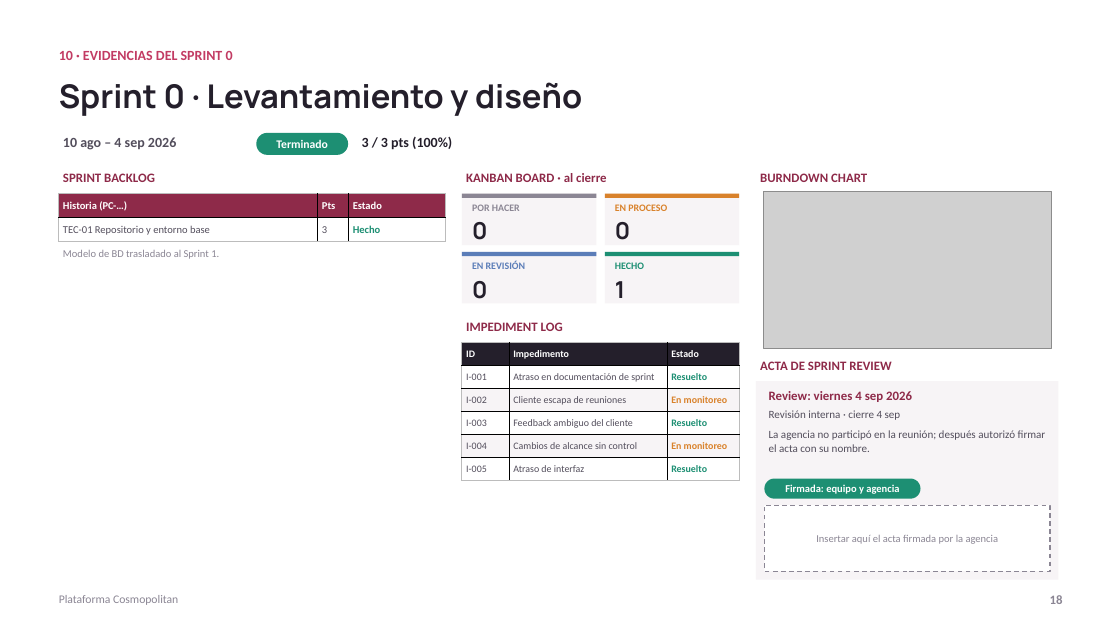
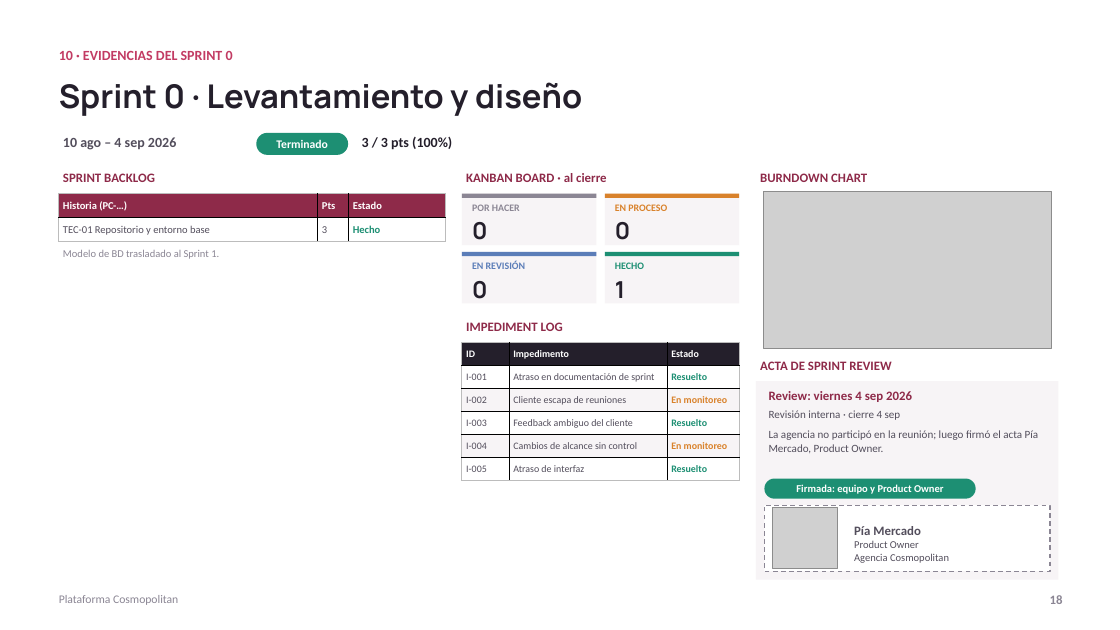
Before and after one commit to ChristianCuadra/capstone, a slide deck: slide 18 of Fase 2/Evidencias Proyecto/Presentación Proyecto.pptx. Drawn at 1120x630 pixels with LibreOffice and Linux fonts; fonts in the diff are those of the drawing; grey boxes stand for pictures. Boxes give left, top, right and bottom in pixels: in the first picture for what was removed or moved away, otherwise in the second. Text is boxed around its words. In the diff, an @@ line names an element or a change of style, - is before the commit and + after.

Commit message:
Firma de Pía Mercado (Product Owner) en actas de Sprint Review S0-S2 y en la presentación

```diff
--- a/Fase 2/Evidencias Proyecto/Presentación Proyecto.pptx
+++ b/Fase 2/Evidencias Proyecto/Presentación Proyecto.pptx
@@ text at [769, 430, 1039, 453]: text changed @@
-La agencia no participó en la reunión; después autorizó firmar el acta con su nombre.
+La agencia no participó en la reunión; luego firmó el acta Pía Mercado, Product Owner.
@@ rounded rectangle "Firmada: equipo y Product Owner": place and size @@
-rounded rectangle "Firmada: equipo y Product Owner" at [765, 479, 921, 499]
+rounded rectangle "Firmada: equipo y Product Owner" at [765, 479, 976, 499]
@@ picture added at [773, 508, 838, 569] @@
@@ text in rounded rectangle at [796, 484, 944, 494]: text changed @@
-Firmada: equipo y agencia
+Firmada: equipo y Product Owner
@@ text in rectangle at [816, 535, 999, 544]: text removed @@
-Insertar aquí el acta firmada por la agencia
@@ text added at [854, 526, 949, 563], 9 pt, text #534E5C @@
+Pía Mercado
+Product Owner
+Agencia Cosmopolitan
```
Also in this commit, not shown: 2 other slides changed, 4 other files.
